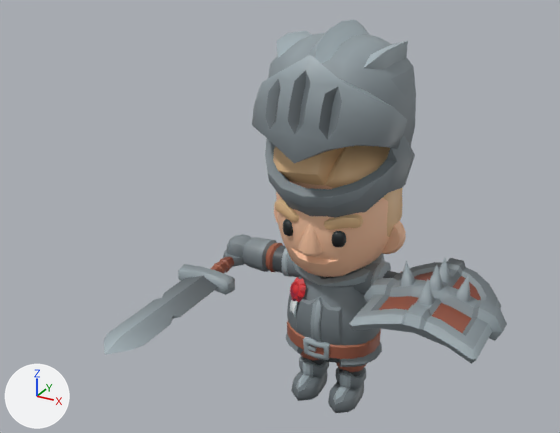
One commit to the glTF model csharp/Unciv.Godot/Packs/units/models/unit/Pikeman.glb: the scene before it, then after it.
Before and after are seen from a camera (50 mm lens) standing at (0.674, -1.497, 1.195) and looking at (-0.017, -0.241, 0.567). The axes (+X, +Y, +Z) are drawn at lower left. The lights are the same throughout. The older version comes first. Where no turn or scale is listed for an object, it has been applied to the vertices. Vertices at exactly the same position are counted once.

Before the edit, the objects in view are built like this:
```python
ob_1h_sword = bpy.data.objects.new('1H_Sword', me_cube_11839)
ob_1h_sword.location = (-0.267, -0.088, 0.317)
ob_1h_sword.rotation_euler = (1.571, 0.0, 0.0)  # degrees (90, 0, 0)
ob_1h_sword.scale = (0.302, 0.302, 0.302)
ob_knight_armleft = bpy.data.objects.new('Knight_ArmLeft', me_cube_125)
ob_knight_armleft.location = (0.0, 0.0, 0.0)
ob_knight_armright = bpy.data.objects.new('Knight_ArmRight', me_cube_126)
ob_knight_armright.location = (0.0, 0.0, 0.0)
ob_knight_body = bpy.data.objects.new('Knight_Body', me_prototypepete_body_020)
ob_knight_body.location = (0.0, 0.0, 0.0)
ob_knight_head = bpy.data.objects.new('Knight_Head', me_prototypepete_head_001)
ob_knight_head.location = (0.0, 0.0, 0.0)
ob_knight_helmet = bpy.data.objects.new('Knight_Helmet', me_cube_124)
ob_knight_helmet.location = (0.0, 0.0, 0.543)
ob_knight_helmet.scale = (0.302, 0.302, 0.302)
ob_knight_legleft = bpy.data.objects.new('Knight_LegLeft', me_cube_128)
ob_knight_legleft.location = (0.0, 0.0, 0.0)
ob_knight_legright = bpy.data.objects.new('Knight_LegRight', me_cube_127)
ob_knight_legright.location = (0.0, 0.0, 0.0)
ob_spike_shield = bpy.data.objects.new('Spike_Shield', me_cylinder_022)
ob_spike_shield.location = (0.267, -0.083, 0.364)
ob_spike_shield.rotation_euler = (-1.571, 0.0, -3.142)  # degrees (-90, 0, -180)
ob_spike_shield.scale = (0.302, 0.302, 0.302)
```
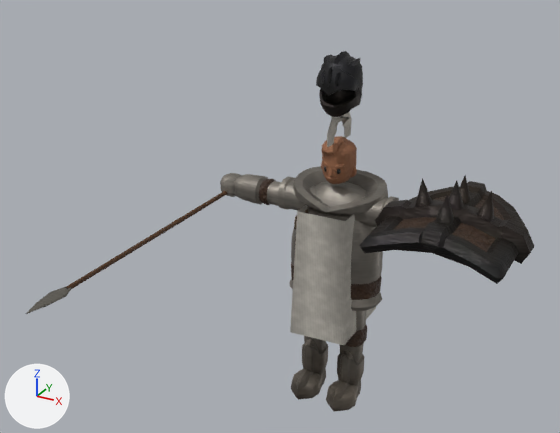
Patch to the scene script:
```diff
--- a/csharp/Unciv.Godot/Packs/units/models/unit/Pikeman.glb.py
+++ b/csharp/Unciv.Godot/Packs/units/models/unit/Pikeman.glb.py
@@ mat_teamcolor @@
 mat_teamcolor = bpy.data.materials.new('TeamColor')
-# nodes: BsdfPrincipled, OutputMaterial, TexImage
-# uses the picture img_knight_texture
+# nodes: BsdfPrincipled, Mix, NormalMap, OutputMaterial, TexImage x2, VertexColor
+# uses the picture img_image_8
+# uses the picture img_image_9
@@ mat_iron @@
+mat_iron = bpy.data.materials.new('Iron')
+# uses the picture img_image_4
+# uses the picture img_image_5
@@ mat_leather @@
+mat_leather = bpy.data.materials.new('Leather')
+# uses the picture img_image_6
+# uses the picture img_image_7
@@ mat_skin @@
+mat_skin = bpy.data.materials.new('Skin')
+# uses the picture img_image_0
+# uses the picture img_image_1
@@ mat_dark @@
+mat_dark = bpy.data.materials.new('Dark')
+mat_dark.use_nodes = True; mat_dark.node_tree.nodes.clear()
+_N = mat_dark.node_tree.nodes; _L = mat_dark.node_tree.links
+n0 = _N.new('ShaderNodeBsdfPrincipled'); n0.name = 'Principled BSDF'
+n0.inputs[2].default_value = 0.45  # 'Roughness'
+n1 = _N.new('ShaderNodeOutputMaterial'); n1.name = 'Material Output'
+n2 = _N.new('ShaderNodeVertexColor'); n2.name = 'Color Attribute'
+_L.new(n0.outputs[0], n1.inputs[0])  # 'BSDF' to 'Surface'
+_L.new(n2.outputs[0], n0.inputs[0])  # 'Color' to 'Base Color'
@@ mat_bronze @@
+mat_bronze = bpy.data.materials.new('Bronze')
+# uses the picture img_image_2
+# uses the picture img_image_3
@@ mat_wool @@
+mat_wool = bpy.data.materials.new('Wool')
+# uses the picture img_image_10
+# uses the picture img_image_11
@@ me_cylinder_022 @@
 me_cylinder_022.from_pydata(...)  # 244 vertices, 420 faces; spans x -0.504..0.504, y -0.315..0.145, z -0.556..0.481
 # used by ob_spike_shield; location = (0.267, -0.083, 0.364); rotation_euler = (-1.571, 0.0, -3.142), in degrees (-90, 0, -180); scale = (0.302, 0.302, 0.302)
+# me_cylinder_022 part 1: 346 faces spanning x -0.504..0.504, y -0.315..0.131, z -0.556..0.481 switch from mat_teamcolor (picture img_knight_texture) to mat_iron
+# me_cylinder_022 part 2: 74 faces spanning x -0.296..0.296, y -0.074..0.145, z -0.379..0.308 switch from mat_teamcolor (picture img_knight_texture) to mat_leather
@@ me_cube_124 @@
 me_cube_124.from_pydata(...)  # 253 vertices, 480 faces; spans x -0.569..0.569, y -0.711..0.542, z -0.105..1.251
 # used by ob_knight_helmet; location = (0.0, 0.0, 0.543); scale = (0.302, 0.302, 0.302)
+# me_cube_124 part 3: 480 faces spanning x -0.569..0.569, y -0.711..0.542, z -0.105..1.251 switch from mat_teamcolor (picture img_knight_texture) to mat_iron
@@ ob_knight_armleft @@
-ob_knight_armleft = bpy.data.objects.new('Knight_ArmLeft', me_cube_125)
@@ ob_knight_armright @@
-ob_knight_armright = bpy.data.objects.new('Knight_ArmRight', me_cube_126)
@@ ob_knight_body @@
-ob_knight_body = bpy.data.objects.new('Knight_Body', me_prototypepete_body_020)
@@ ob_knight_head @@
-ob_knight_head = bpy.data.objects.new('Knight_Head', me_prototypepete_head_001)
@@ ob_knight_legleft @@
-ob_knight_legleft = bpy.data.objects.new('Knight_LegLeft', me_cube_128)
@@ ob_knight_legright @@
-ob_knight_legright = bpy.data.objects.new('Knight_LegRight', me_cube_127)
@@ ob_spike_shield @@
 ob_spike_shield = bpy.data.objects.new('Spike_Shield', me_cylinder_022)
-ob_spike_shield.location = (0.267, -0.083, 0.364)
+ob_spike_shield.location = (0.286, -0.063, 0.541)
 ob_spike_shield.rotation_euler = (-1.571, 0.0, -3.142)  # degrees (-90, 0, -180)
-ob_spike_shield.scale = (0.302, 0.302, 0.302)
+ob_spike_shield.scale = (0.321, 0.321, 0.321)
@@ ob_1h_sword @@
-ob_1h_sword = bpy.data.objects.new('1H_Sword', me_cube_11839)
-ob_1h_sword.location = (-0.267, -0.088, 0.317)
+ob_1h_sword = bpy.data.objects.new('1H_Sword', None)
+ob_1h_sword.location = (-0.286, -0.067, 0.491)
 ob_1h_sword.rotation_euler = (1.571, 0.0, 0.0)  # degrees (90, 0, 0)
-ob_1h_sword.scale = (0.302, 0.302, 0.302)
+ob_1h_sword.scale = (0.288, 0.288, 0.288)
@@ ob_knight_helmet @@
 ob_knight_helmet = bpy.data.objects.new('Knight_Helmet', me_cube_124)
-ob_knight_helmet.location = (0.0, 0.0, 0.543)
-ob_knight_helmet.scale = (0.302, 0.302, 0.302)
+ob_knight_helmet.location = (0.0, 0.0, 0.734)
+ob_knight_helmet.scale = (0.0846, 0.0913, 0.0981)
@@ ob_spear @@
+ob_spear = bpy.data.objects.new('Spear', me_mesh_spear)  # 57 vertices, 106 faces; spans x -0.019..0.019, y -0.609..0.169, z -0.005..0.005
+ob_spear.location = (-0.286, -0.069, 0.491)
@@ ob_warrior @@
+ob_warrior = bpy.data.objects.new('Warrior', me_mesh_skinned)  # 2389 vertices, 4444 faces; spans x -0.31..0.31, y -0.097..0.099, z 0.008..0.737
+ob_warrior.location = (0.0, 0.0, -0.008)
```

Where the change shows, as pixel boxes (x1, y1, x2, y2) in the pictures (560 x 433 px):
'Knight_Helmet', surface changed, moved, rescaled (71% narrower, 66% shorter): before (252, 20, 416, 218); after (316, 51, 363, 117)
'Warrior', added: after (220, 112, 399, 412)
'Spike_Shield', surface changed, moved, rescaled (11% wider): before (349, 258, 507, 364); after (359, 176, 534, 284)
'Knight_Head', deleted (beige): before (273, 146, 406, 277)
'Knight_Body', deleted: before (286, 253, 384, 367)
'1H_Sword', no longer drawn: before (104, 249, 244, 355)
'Knight_ArmRight', deleted: before (227, 234, 301, 277)
'Knight_LegLeft', deleted: before (328, 363, 366, 413)
'Spear', added: after (26, 191, 227, 314)
'Knight_LegRight', deleted: before (291, 350, 329, 401)
'Knight_ArmLeft', deleted: before (348, 261, 401, 295)
part 1 of me_cylinder_022, recoloured: before (349, 258, 507, 364); after (359, 176, 534, 284)
part 2 of me_cylinder_022, recoloured: before (379, 271, 481, 333); after (393, 196, 504, 252)
